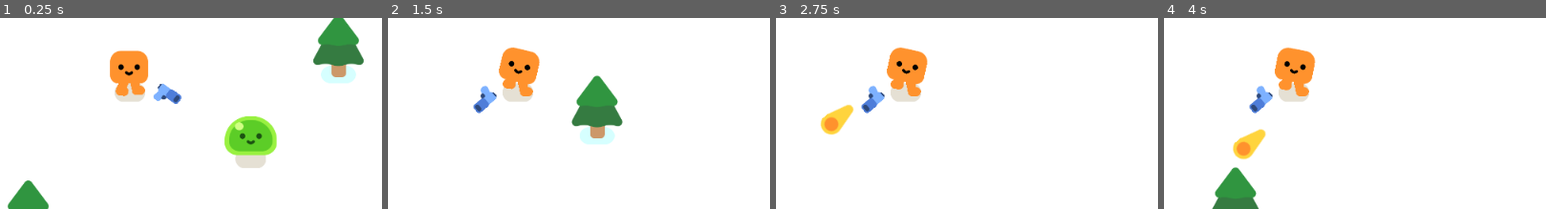
Above: before the commit, frames 1-4 (left to right).
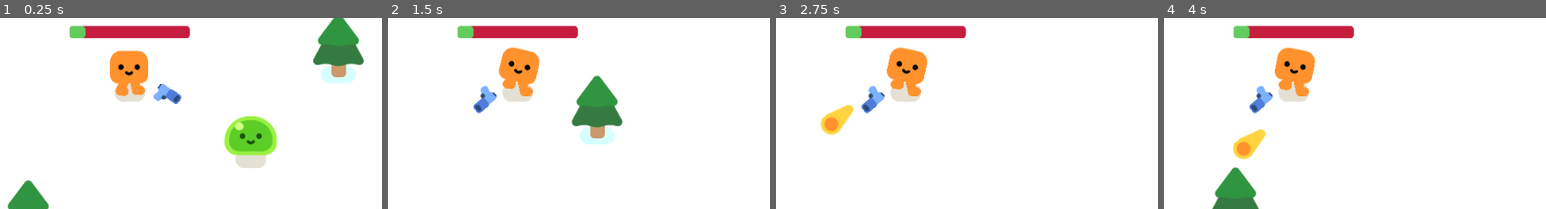
Above: after the commit, the same moments.

Repository: martindieck/gun-galore
Game: Godot game, scene res://game.tscn
Two runs of this game, one before a commit and one after it. Both use one fixed random seed, a clock stepped at 60 frames per second and the inputs below.
Inputs:
- Up to frame 1 (0.25 s): no input
- Up to frame 2 (1.5 s): hold D (move_right) 0.53-1.28 s; hold S (move_down) from 1.28 s (still down)
- Up to frame 3 (2.75 s): release S (move_down) at 2.03 s; hold D (move_right) from 2.03 s (still down)
- Up to frame 4 (4 s): release D (move_right) at 2.78 s; hold W (move_up) 2.78-3.53 s; hold A (move_left) from 3.53 s (still down)
The pictures show only the part of the screen within x 33-83%, y 30-80%; the shares and areas given below are measured in that part.

The runs differ from the first frame. In frame 1, 2.2% of the frame differs, in the area x 18-50%, y 4-11%; in frame 2, 2.2%; in frame 3, 2.2%; in frame 4, 2.2%.

Commit message:
Added Health Progress Bar

Diff:
--- a/player.tscn
+++ b/player.tscn
@@ -9,6 +9,20 @@
 
 [sub_resource type="CircleShape2D" id="CircleShape2D_fgu7q"]
 radius = 36.6667
+
+[sub_resource type="StyleBoxFlat" id="StyleBoxFlat_4w77n"]
+bg_color = Color(0.768627, 0.113725, 0.239216, 1)
+corner_radius_top_left = 8
+corner_radius_top_right = 8
+corner_radius_bottom_right = 8
+corner_radius_bottom_left = 8
+
+[sub_resource type="StyleBoxFlat" id="StyleBoxFlat_jn2r5"]
+bg_color = Color(0.388235, 0.8, 0.372549, 1)
+corner_radius_top_left = 8
+corner_radius_top_right = 8
+corner_radius_bottom_right = 8
+corner_radius_bottom_left = 8
 
 [node name="Player" type="CharacterBody2D"]
 scale = Vector2(0.6, 0.6)
@@ -34,3 +48,13 @@
 [node name="CollisionShape2D" type="CollisionShape2D" parent="HurtBox"]
 shape = SubResource("CircleShape2D_fgu7q")
 debug_color = Color(0.886275, 0.313726, 0.278431, 0.419608)
+
+[node name="ProgressBar" type="ProgressBar" parent="."]
+offset_left = -131.667
+offset_top = -145.0
+offset_right = 131.333
+offset_bottom = -118.0
+theme_override_styles/background = SubResource("StyleBoxFlat_4w77n")
+theme_override_styles/fill = SubResource("StyleBoxFlat_jn2r5")
+value = 13.34
+show_percentage = false
Not shown: 1 places in player.tscn that only renumber resources
